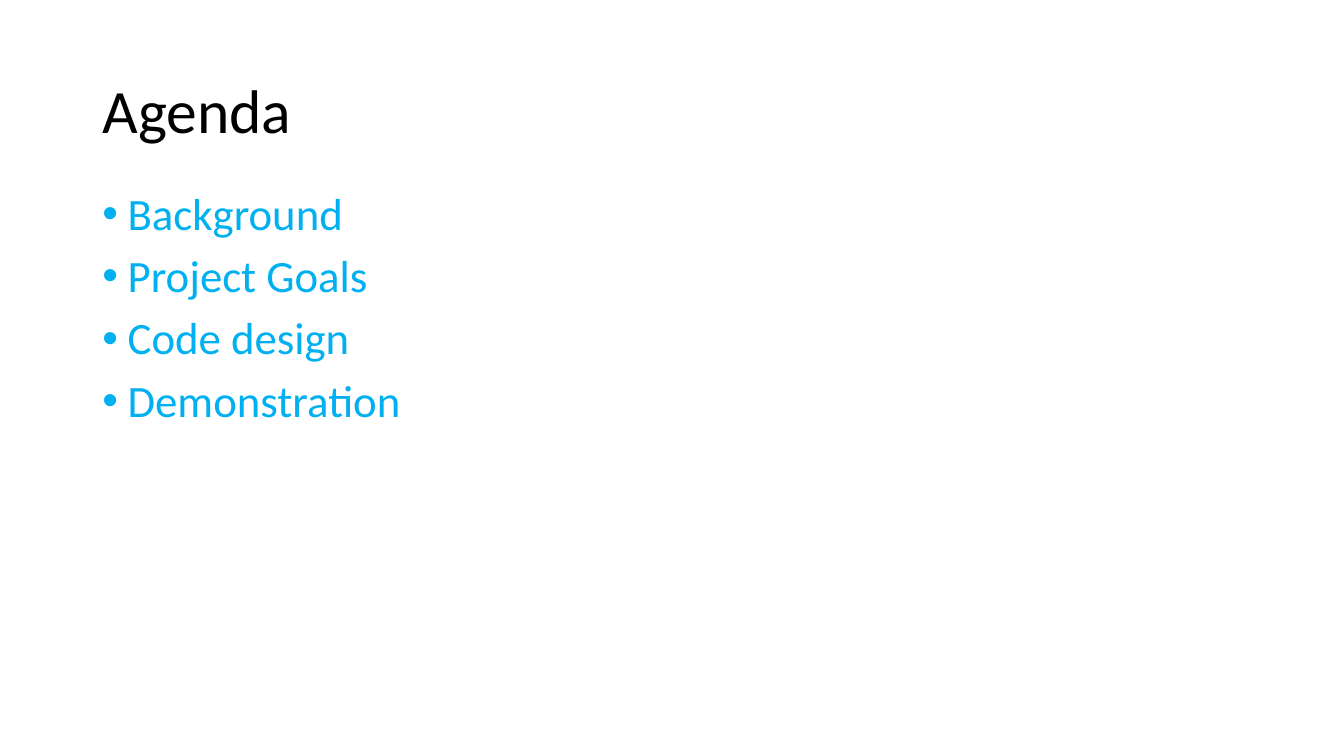
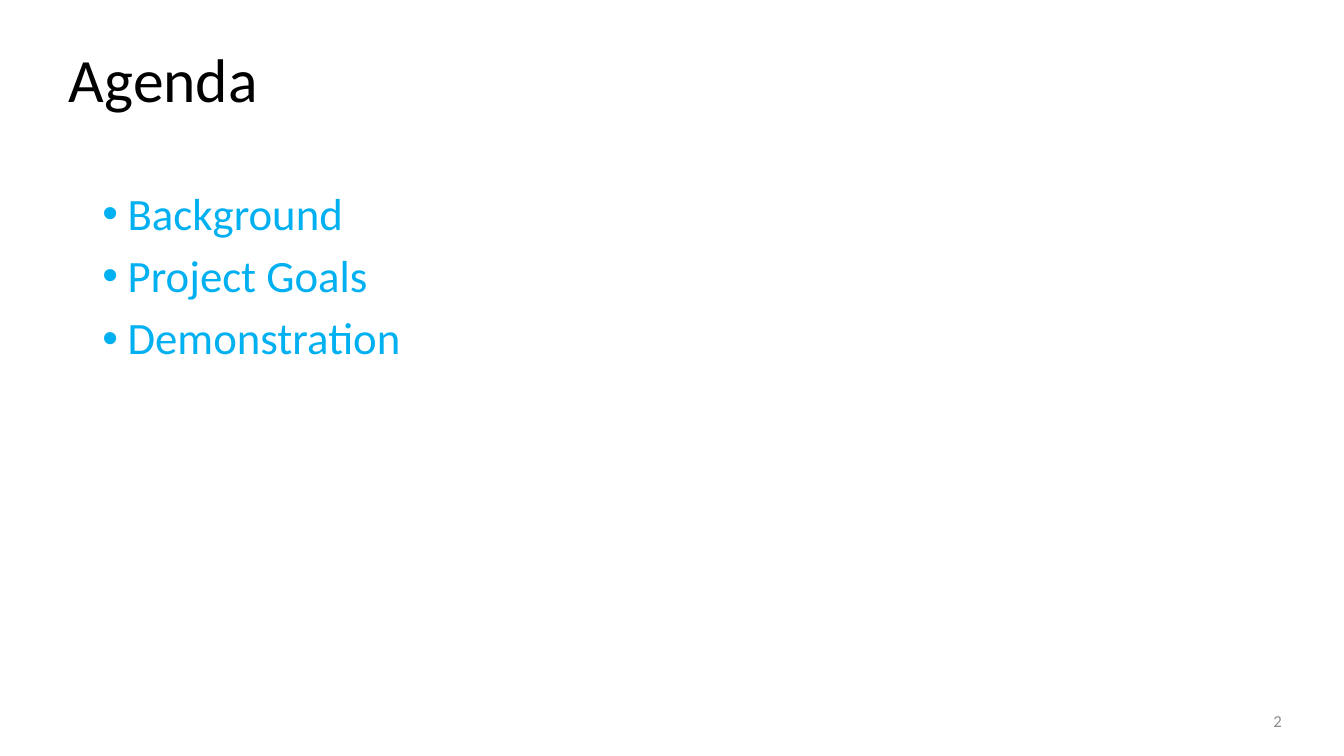
Before and after one commit to trevf002/project_2, a slide deck: slide 2 of Project_2.pptx. Drawn at 1344x756 pixels with LibreOffice and Linux fonts; fonts in the diff are those of the drawing. Boxes give left, top, right and bottom in pixels: in the first picture for what was removed or moved away, otherwise in the second. Text is boxed around its words. In the diff, an @@ line names an element or a change of style, - is before the commit and + after.

```diff
--- a/Project_2.pptx
+++ b/Project_2.pptx
@@ title "Agenda": place and size @@
-title "Agenda" at bbox=[102, 90, 291, 144]
+title "Agenda" at bbox=[69, 59, 258, 113]
@@ text at bbox=[128, 323, 349, 362]: paragraph removed @@
-• Code design
@@ page number added at bbox=[1273, 716, 1281, 727], 12 pt, text #8C8C8C @@
+2
```
Also in this commit, not shown: 4 other slides changed, 1 slide added, 2 slides removed, 2 other files.
